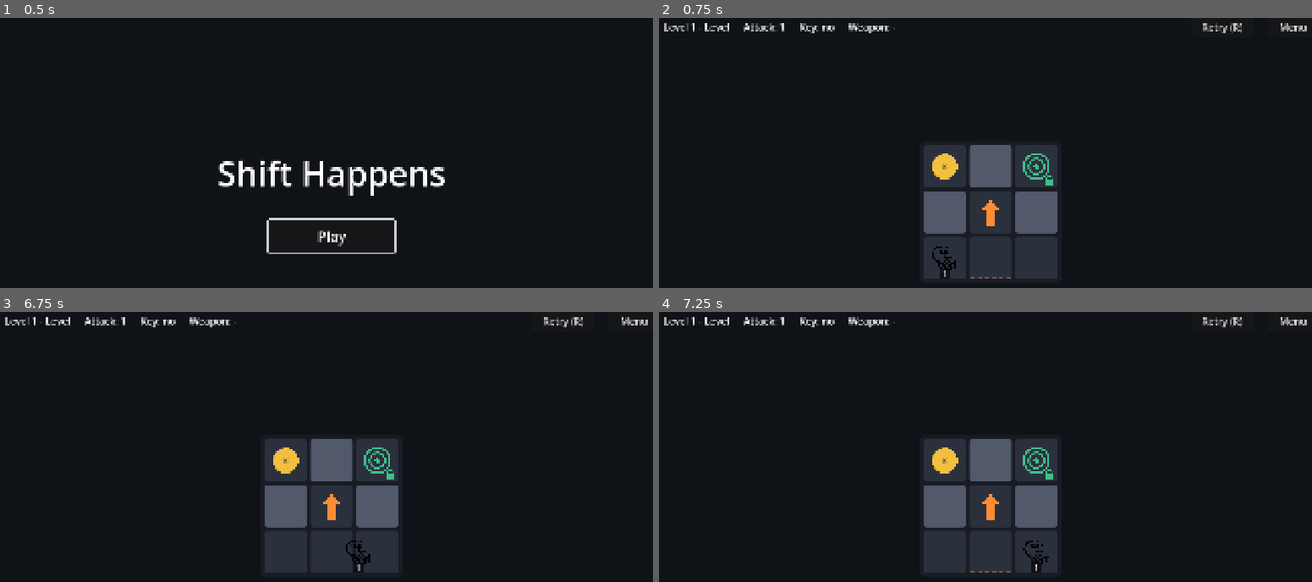
Above: before the commit, frames 1-4 (two rows, left to right).
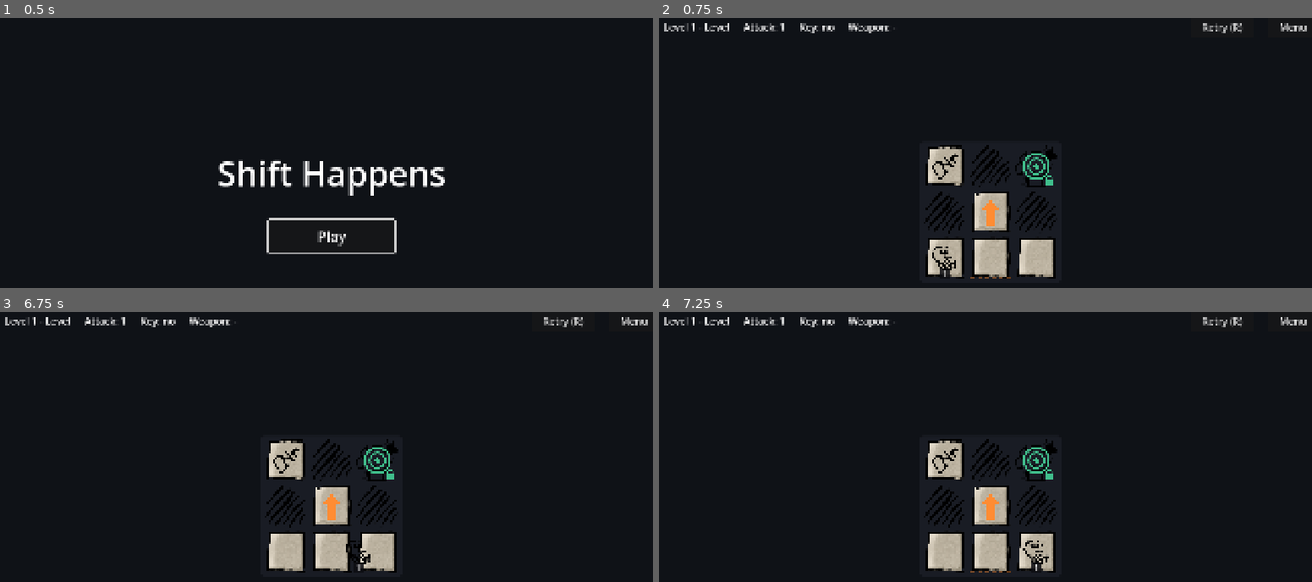
Above: after the commit, the same moments.

Repository: mattsoli/gameoff2026
Game: Godot game, scene res://scenes/main_menu/main_menu.tscn
Same seed, same stepped clock (60 frames per second), same inputs: the game is played once before the commit and once after it.
Inputs (mouse positions are in pixels of both pictures, inside the frame that each line leads up to):
- Up to frame 1 (0.5 s): no input
- Up to frame 2 (0.75 s): click "Play" at 0.5 s
- Up to frame 3 (6.75 s): click "Retry (R)" at 1.25 s; click "Retry (R)" at 2 s; click "Retry (R)" at 2.75 s; click "Menu" at 3.5 s; click "Play" at 4.25 s; tap Enter at 5 s; drag from (333, 506) to (398, 411) at 5.02 s; tap R (restart_level) at 5.75, 6.5 s; drag from (195, 514) to (300, 571) at 5.77 s; move the mouse to (398, 411) at 6.52 s; hold D (move_right) from 6.53 s (still down)
- Up to frame 4 (7.25 s): keep holding D (move_right)

Frame 1 is identical in both runs. In frame 2, 8.4% of the frame differs, in the area x 40-62%, y 47-97%; in frame 3, 8.4%; in frame 4, 8.4%.

Commit message:
Set assets in resources

Diff:
--- a/data/entities/enemy_basic.tres
+++ b/data/entities/enemy_basic.tres
@@ -1,6 +1,7 @@
 [gd_resource type="Resource" script_class="EnemyDefinition" format=3 uid="uid://7pvxgqfrhk5t"]
 
 [ext_resource type="Script" uid="uid://bgxeok7o21s3k" path="res://src/settings/enemy_definition.gd" id="1_gb0p6"]
+[ext_resource type="Texture2D" uid="uid://cnujwrt3dr411" path="res://assets/Icona_mostro.png" id="2_7f8ie"]
 
 [resource]
 script = ExtResource("1_gb0p6")
@@ -9,3 +10,4 @@
 display_name = "Basic enemy"
 color = Color(0.85, 0.3, 0.35, 1)
 label = "E"
+texture = ExtResource("2_7f8ie")
--- a/data/entities/enemy_strong.tres
+++ b/data/entities/enemy_strong.tres
@@ -1,6 +1,7 @@
 [gd_resource type="Resource" script_class="EnemyDefinition" format=3 uid="uid://coxdtc1lalpoc"]
 
 [ext_resource type="Script" uid="uid://bgxeok7o21s3k" path="res://src/settings/enemy_definition.gd" id="1_g5tga"]
+[ext_resource type="Texture2D" uid="uid://cnujwrt3dr411" path="res://assets/Icona_mostro.png" id="2_esi6q"]
 
 [resource]
 script = ExtResource("1_g5tga")
@@ -9,3 +10,4 @@
 display_name = "Strong enemy"
 color = Color(0.6, 0.6, 0.7, 1)
 label = "S"
+texture = ExtResource("2_esi6q")
--- a/data/entities/key.tres
+++ b/data/entities/key.tres
@@ -1,6 +1,7 @@
 [gd_resource type="Resource" script_class="KeyDefinition" format=3 uid="uid://bu7vlhgl1ttld"]
 
 [ext_resource type="Script" uid="uid://cl0ohfox0m4pe" path="res://src/settings/key_definition.gd" id="1_qa6lo"]
+[ext_resource type="Texture2D" uid="uid://pj8v8b46uakn" path="res://assets/Icona_chiave.png" id="2_0ew4g"]
 
 [resource]
 script = ExtResource("1_qa6lo")
@@ -8,3 +9,4 @@
 display_name = "Key"
 color = Color(0.95, 0.75, 0.25, 1)
 label = "K"
+texture = ExtResource("2_0ew4g")
--- a/data/entities/weapon_basic.tres
+++ b/data/entities/weapon_basic.tres
@@ -1,6 +1,7 @@
 [gd_resource type="Resource" script_class="WeaponDefinition" format=3 uid="uid://h0mjp3aqu158"]
 
 [ext_resource type="Script" uid="uid://ba05kt1gsss6u" path="res://src/settings/weapon_definition.gd" id="1_uibrl"]
+[ext_resource type="Texture2D" uid="uid://cxjtorqtiijm" path="res://assets/Attacco.png" id="2_ds3oc"]
 
 [resource]
 script = ExtResource("1_uibrl")
@@ -9,3 +10,4 @@
 display_name = "Basic weapon"
 color = Color(0.75, 0.55, 0.3, 1)
 label = "W"
+texture = ExtResource("2_ds3oc")
--- a/data/entities/weapon_strong.tres
+++ b/data/entities/weapon_strong.tres
@@ -1,6 +1,7 @@
 [gd_resource type="Resource" script_class="WeaponDefinition" format=3 uid="uid://dlpisrovqt5jy"]
 
 [ext_resource type="Script" uid="uid://ba05kt1gsss6u" path="res://src/settings/weapon_definition.gd" id="1_2lxha"]
+[ext_resource type="Texture2D" uid="uid://cxjtorqtiijm" path="res://assets/Attacco.png" id="2_pxwe0"]
 
 [resource]
 script = ExtResource("1_2lxha")
@@ -9,3 +10,4 @@
 display_name = "Strong weapon"
 color = Color(0.96931845, 0.3511932, 0.3771734, 1)
 label = "R"
+texture = ExtResource("2_pxwe0")
--- a/data/settings/player.tres
+++ b/data/settings/player.tres
@@ -2,7 +2,9 @@
 
 [ext_resource type="Texture2D" uid="uid://d3gpaoahaw285" path="res://assets/Icona_player.png" id="1_d4gs4"]
 [ext_resource type="Script" uid="uid://wh2s4o0hc0u0" path="res://src/settings/player_definition.gd" id="1_jach6"]
+[ext_resource type="Texture2D" uid="uid://b0gxd2jptn68q" path="res://assets/Baddù.png" id="2_1s5d4"]
 
 [resource]
 script = ExtResource("1_jach6")
 board_texture = ExtResource("1_d4gs4")
+combat_texture = ExtResource("2_1s5d4")
--- a/data/tiles/floor.tres
+++ b/data/tiles/floor.tres
@@ -1,9 +1,11 @@
 [gd_resource type="Resource" script_class="TileDefinition" format=3 uid="uid://b1m567jort8ih"]
 
 [ext_resource type="Script" uid="uid://cw13whhvesxmr" path="res://src/settings/tile_definition.gd" id="1_u60f2"]
+[ext_resource type="Texture2D" uid="uid://b431f0uupuj5l" path="res://assets/tessera.png" id="2_6yvw6"]
 
 [resource]
 script = ExtResource("1_u60f2")
 id = &"floor"
 display_name = "Floor"
 accent_color = Color(0.3, 0.33, 0.4, 1)
+texture = ExtResource("2_6yvw6")
--- a/data/tiles/goal.tres
+++ b/data/tiles/goal.tres
@@ -1,6 +1,7 @@
 [gd_resource type="Resource" script_class="TileDefinition" format=3 uid="uid://d002sx1i2c56q"]
 
 [ext_resource type="Script" uid="uid://cw13whhvesxmr" path="res://src/settings/tile_definition.gd" id="1_h1nk8"]
+[ext_resource type="Texture2D" uid="uid://3g4y2yq137um" path="res://assets/Icona_pecora.png" id="2_asxai"]
 
 [resource]
 script = ExtResource("1_h1nk8")
@@ -8,3 +9,4 @@
 display_name = "Goal"
 is_goal = true
 accent_color = Color(0.25, 0.75, 0.55, 1)
+texture = ExtResource("2_asxai")
--- a/data/tiles/wall.tres
+++ b/data/tiles/wall.tres
@@ -1,6 +1,7 @@
 [gd_resource type="Resource" script_class="TileDefinition" format=3 uid="uid://ceeqlavbqqe5p"]
 
 [ext_resource type="Script" uid="uid://cw13whhvesxmr" path="res://src/settings/tile_definition.gd" id="1_xoiky"]
+[ext_resource type="Texture2D" uid="uid://k6t8rc5p1247" path="res://assets/Icona_muro2.png" id="2_7hbw7"]
 
 [resource]
 script = ExtResource("1_xoiky")
@@ -9,3 +10,4 @@
 is_walkable = false
 color = Color(0.32, 0.35, 0.42, 1)
 accent_color = Color(0.45, 0.48, 0.56, 1)
+texture = ExtResource("2_7hbw7")
--- a/scenes/combat/combatant_panel.tscn
+++ b/scenes/combat/combatant_panel.tscn
@@ -1,6 +1,7 @@
 [gd_scene format=3 uid="uid://c8mvkj0gt8kg3"]
 
 [ext_resource type="Script" uid="uid://q7y13jeahws" path="res://scenes/combat/combatant_panel.gd" id="1_script"]
+[ext_resource type="Texture2D" uid="uid://pj8v8b46uakn" path="res://assets/Icona_chiave.png" id="2_7bifa"]
 
 [node name="CombatantPanel" type="VBoxContainer" unique_id=2054049520]
 custom_minimum_size = Vector2(380, 0)
@@ -37,6 +38,7 @@
 grow_horizontal = 2
 grow_vertical = 2
 mouse_filter = 2
+texture = ExtResource("2_7bifa")
 expand_mode = 1
 stretch_mode = 5
 
